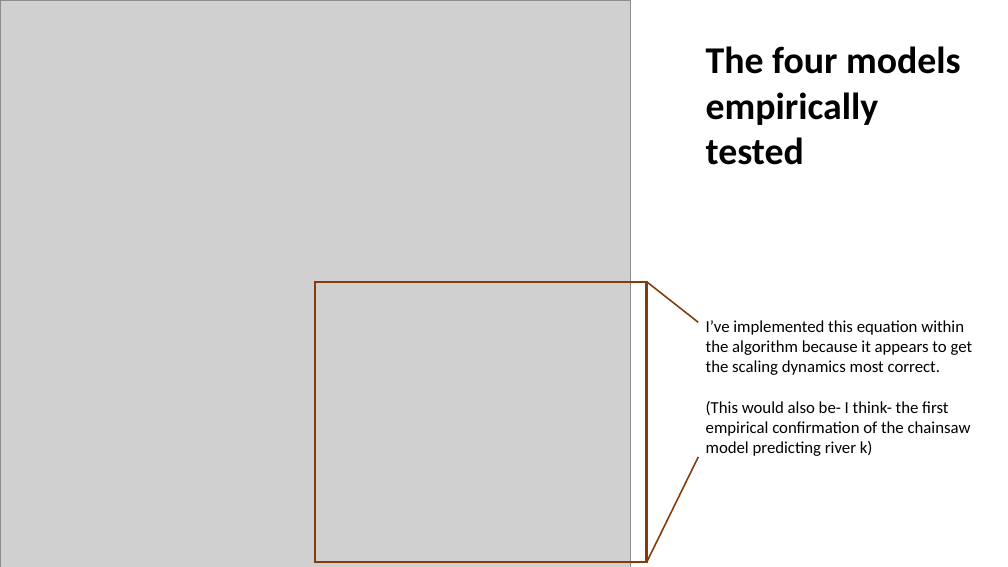
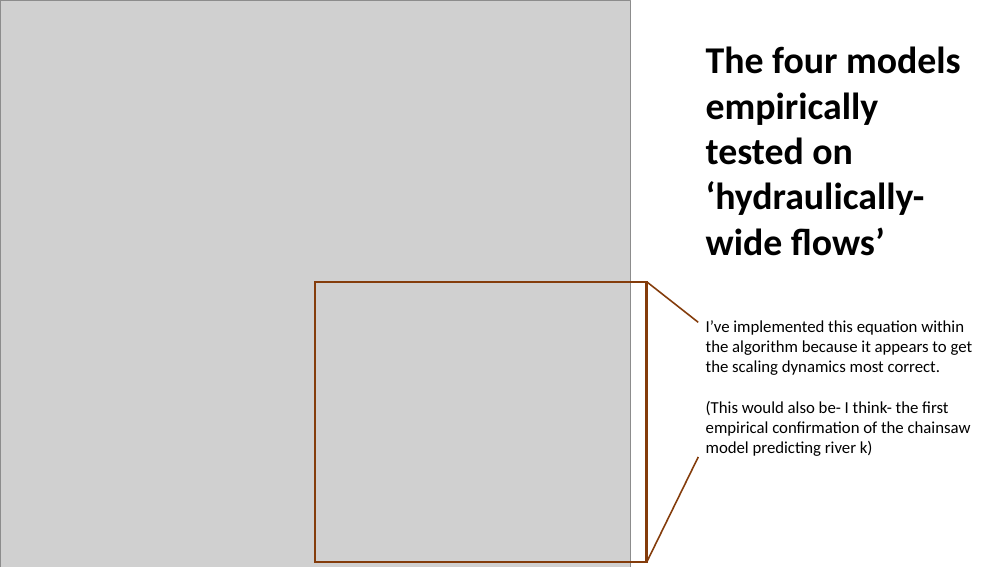
Before and after one commit to craigbrinkerhoff/RSK600, a slide deck: slide 4 of docs/Zappa_notes_2.pptx. Drawn at 1008x567 pixels with LibreOffice and Linux fonts; fonts in the diff are those of the drawing; grey boxes stand for pictures. Boxes give left, top, right and bottom in pixels: in the first picture for what was removed or moved away, otherwise in the second. Text is boxed around its words. In the diff, an @@ line names an element or a change of style, - is before the commit and + after.

```diff
--- a/docs/Zappa_notes_2.pptx
+++ b/docs/Zappa_notes_2.pptx
@@ text at box(706, 46, 961, 256): text changed @@
-The four models empirically tested
+The four models empirically tested on ‘hydraulically-wide flows’
```
Also in this commit, not shown: 2 other slides changed, 2 slides added, 1 slide removed, 36 other files.
